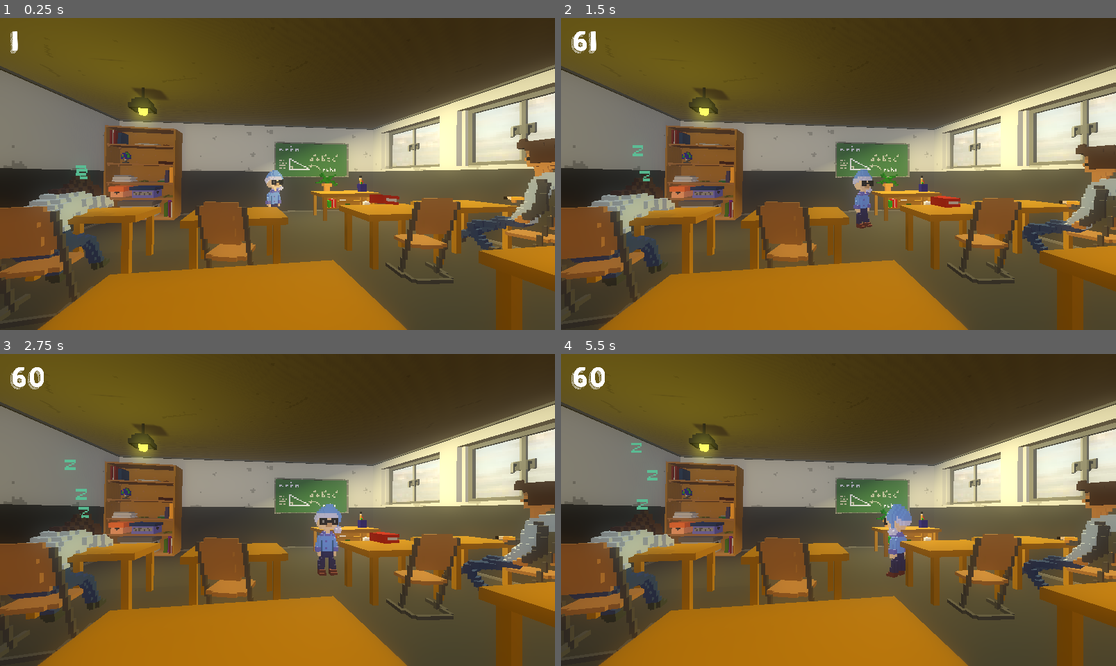
Above: before the commit, frames 1-4 (two rows, left to right).
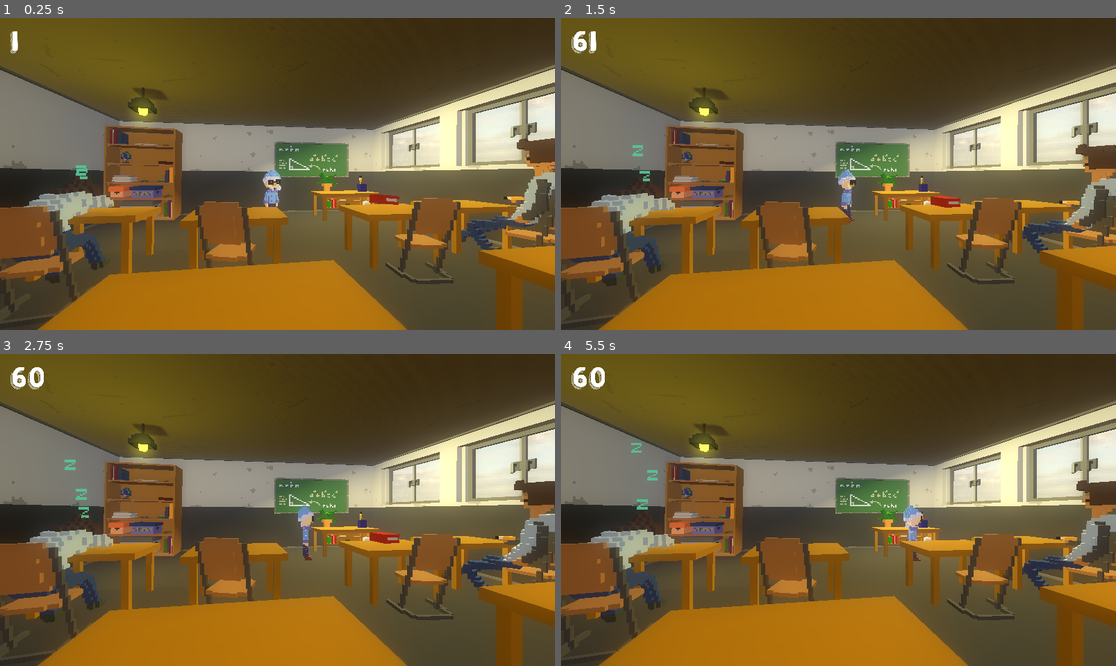
Above: after the commit, the same moments.

Repository: MoFa-Development/TheAbsolutelyTrueGame
Game: Godot game, scene res://scenes/Room.tscn
Same seed, same stepped clock (60 frames per second), same inputs: the game is played once before the commit and once after it.
Inputs (mouse positions are in pixels of both pictures, inside the frame that each line leads up to):
- Up to frame 1 (0.25 s): no input
- Up to frame 2 (1.5 s): move the mouse to (960, 158) at 0.52 s; move the mouse to (727, 189) at 1.27 s
- Up to frame 3 (2.75 s): move the mouse to (333, 441) at 2.02 s
- Up to frame 4 (5.5 s): move the mouse to (810, 572) at 2.77 s; move the mouse to (1005, 556) at 3.52 s; move the mouse to (672, 463) at 4.27 s; move the mouse to (866, 510) at 5.02 s

The runs differ from the first frame. In frame 1, 0.2% of the frame differs, in the area x 47-52%, y 48-61%; in frame 2, 0.7%; in frame 3, 1.0%, in the area x 53-62%, y 48-72%; in frame 4, 1.0%.

Commit message:
Fixed "MrP not walking"

Diff:
--- a/src/scenes/characters/MrP.tscn
+++ b/src/scenes/characters/MrP.tscn
@@ -20,7 +20,7 @@
 var v = Vector3.ZERO
 
 func _process(delta):
-	if goalDir > Vector3.ZERO && distance > 0:
+	if distance > 0:
 		goalDir.y = 0
 		v = lerp(v, goalDir, 0.1)
 		distance -= 1
@@ -56,7 +56,10 @@
 
 onready var p = get_parent() as KinematicBody
 
-var speed = 5
+var speed = 20
+
+var oldDists1
+var oldDists2
 
 func _pos() -> Vector3:
 	return p.global_transform.origin
@@ -70,15 +73,23 @@
 			if colliders.size() > 0:
 				var dist = get_dist(area)
 				if area.name == \"Front\":
-					rot = (1 if get_dist($Right) - get_dist($Left) > 0 else -1) * 3 / (dist*dist*dist*dist/1000)
+					if get_dist($Front) > 1:
+						rot = (1 if get_dist($Right) - get_dist($Left) > 0 else -1) * 100 / (dist*dist*dist*dist/1000)
 #				if area.name == \"Right\":
 #					rot += +30 / (dist*dist/10)
 #				if area.name == \"Left\":
 #					rot += -30 / (dist*dist/10)
-	send_input(rot * 10)
+
+	if oldDists1 != null && oldDists2 != null:
+		if get_dist($Right)  == oldDists1 || get_dist($Left) == oldDists1:
+			p.global_transform.origin = Vector3(5,0,5)
+
+	oldDists1 = oldDists2
+	oldDists2 = rot
+	send_input(rot)
 
 	### DEBUG code ###
-#	print(get_dist($Right), \"   \", get_dist($Left))
+	print(get_dist($Right), \"   \", get_dist($Left))
 #
 #	if rot > 0:
 #		get_parent().get_node(\"MrP\").mesh = CubeMesh.new()
@@ -118,7 +129,7 @@
 script = SubResource( 2 )
 
 [node name="Timer" type="Timer" parent="AI"]
-wait_time = 0.01
+wait_time = 0.3
 autostart = true
 
 [node name="Front" type="Area" parent="AI"]
